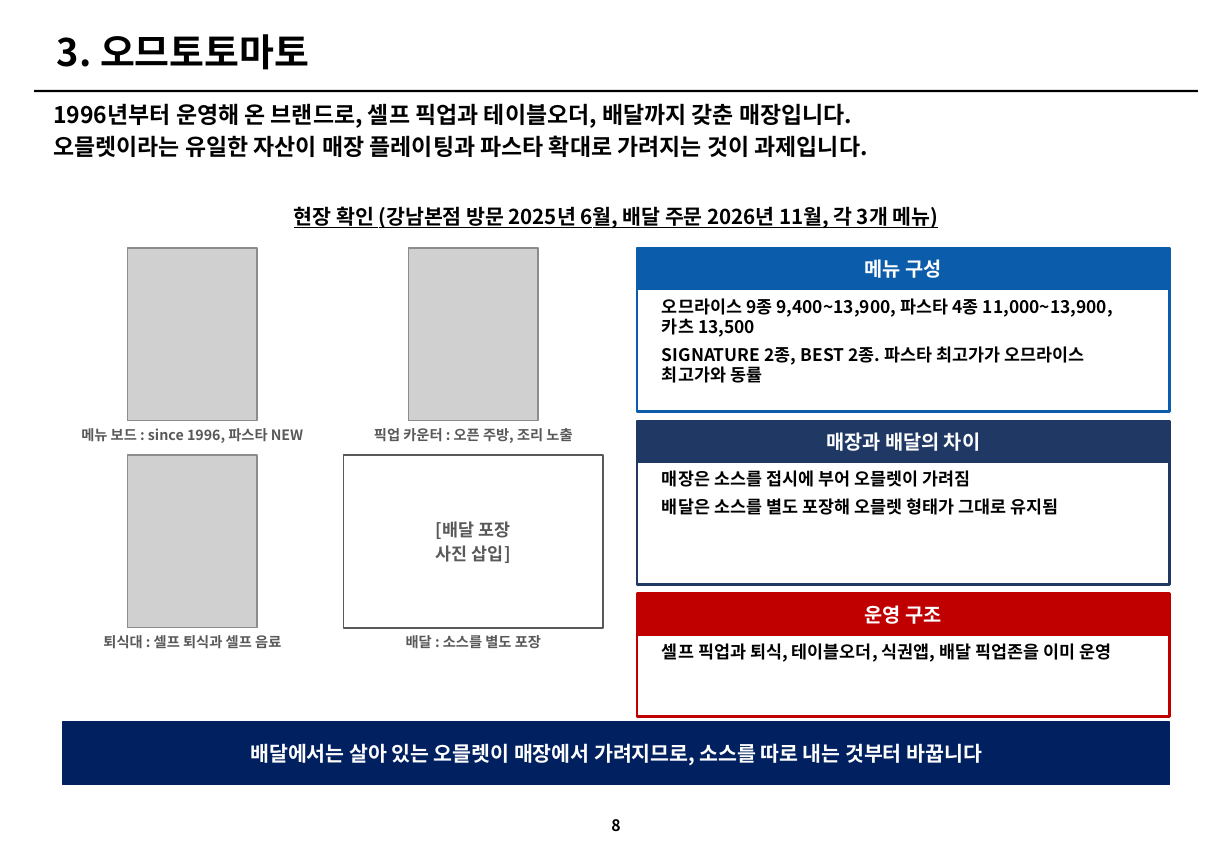
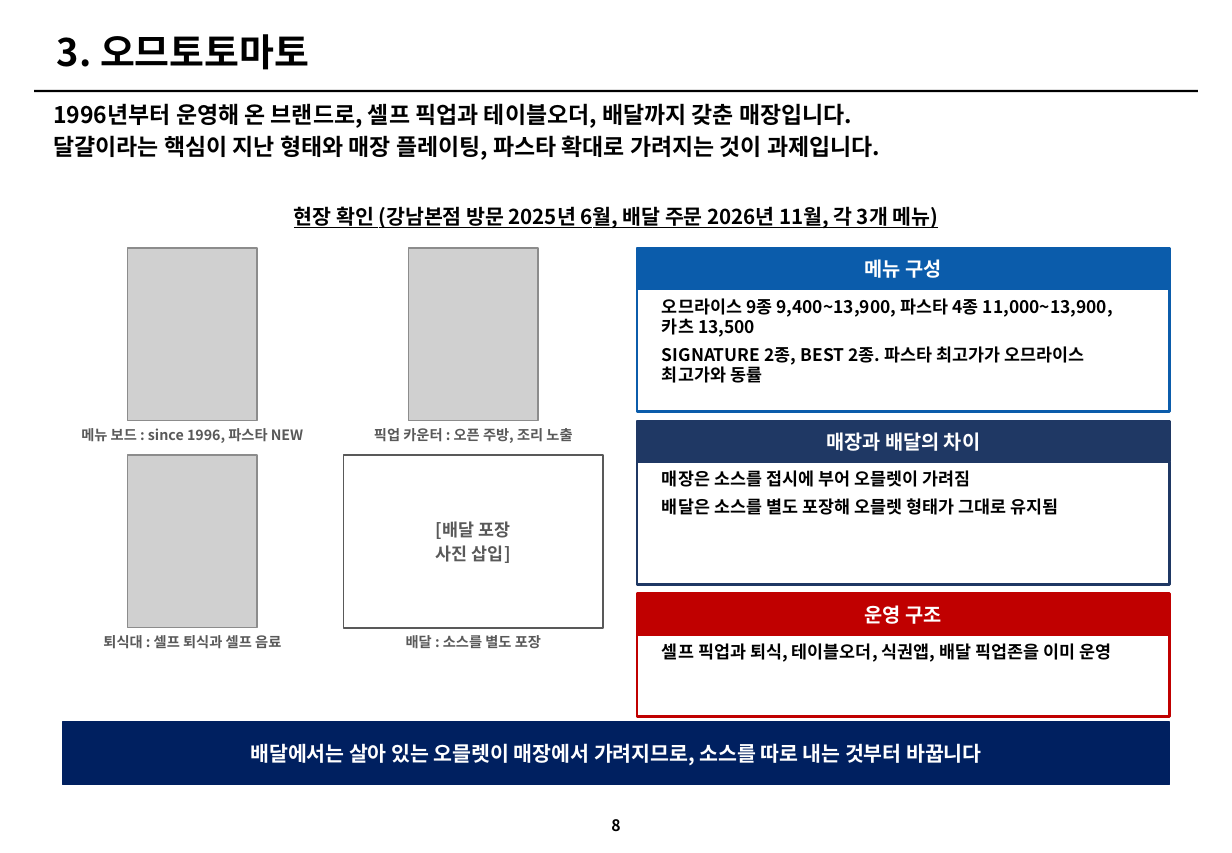
Before and after one commit to grandnim-wq/Claude, a slide deck: slide 8 of 아모제_3개브랜드_개선전략_v3.pptx. Drawn at 1232x853 pixels with LibreOffice and Linux fonts; fonts in the diff are those of the drawing; grey boxes stand for pictures. Boxes give left, top, right and bottom in pixels: in the first picture for what was removed or moved away, otherwise in the second. Text is boxed around its words. In the diff, an @@ line names an element or a change of style, - is before the commit and + after.

```diff
--- a/아모제_3개브랜드_개선전략_v3.pptx
+++ b/아모제_3개브랜드_개선전략_v3.pptx
@@ text at <box>53,135,880,160</box>: text changed @@
-오믈렛이라는 유일한 자산이 매장 플레이팅과 파스타 확대로 가려지는 것이 과제입니다.
+달걀이라는 핵심이 지난 형태와 매장 플레이팅, 파스타 확대로 가려지는 것이 과제입니다.
```
Also in this commit, not shown: 4 other slides changed, 1 other file.
